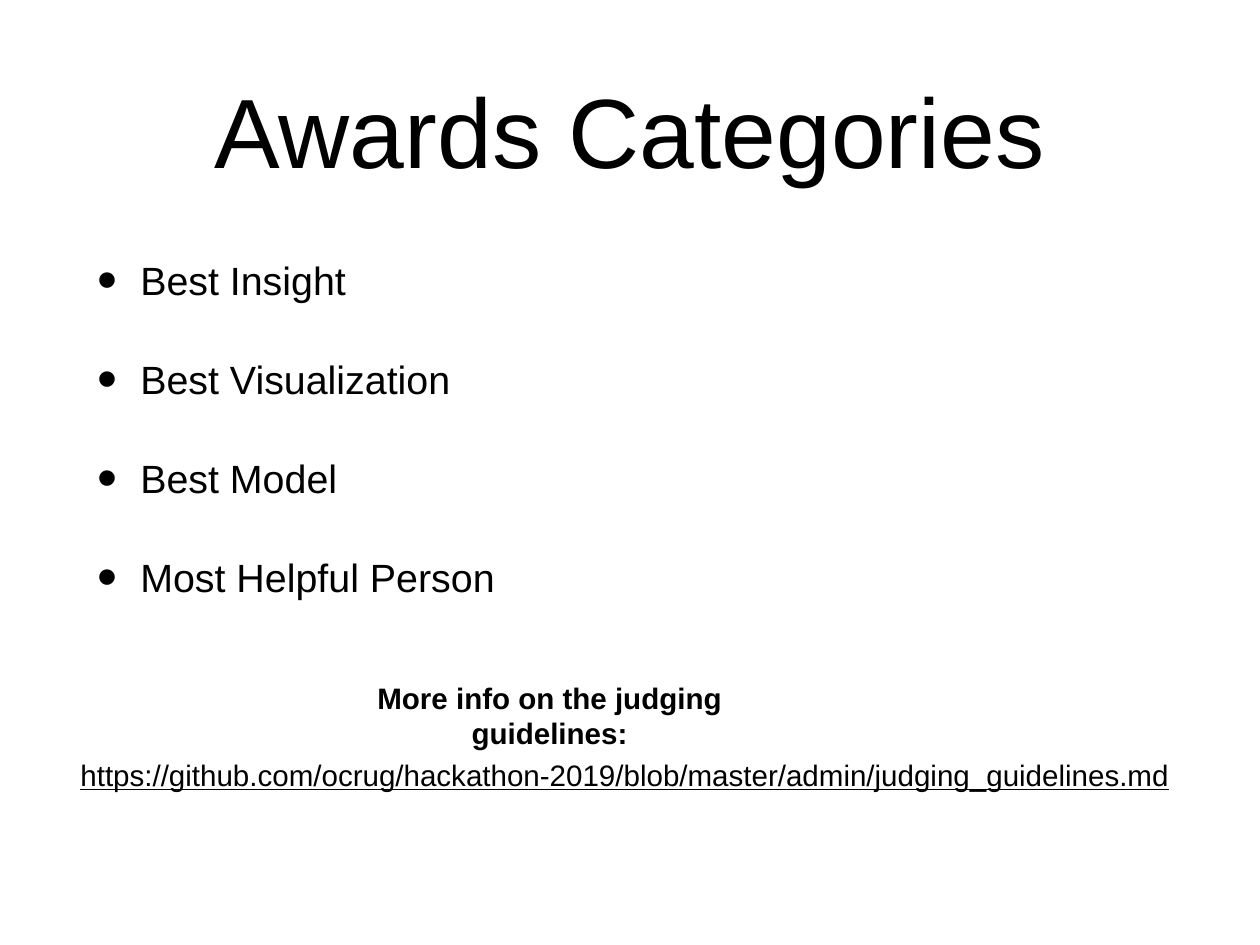
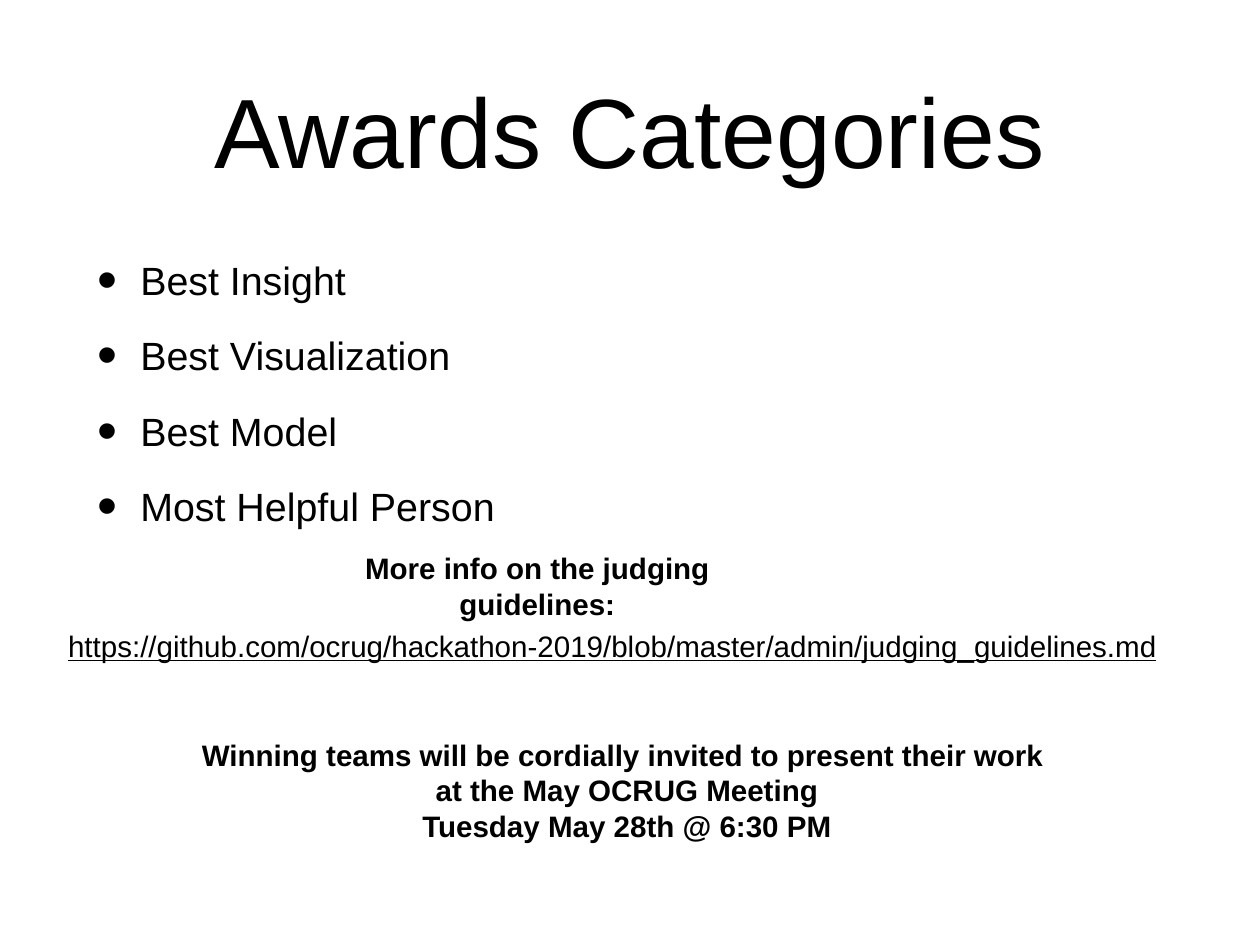
Before and after one commit to socalrug/hackathon-2019-05, a slide deck: slide 6 of admin/intro_slides/hackathon_intro_slides.pptx. Drawn at 1260x945 pixels with LibreOffice and Linux fonts; fonts in the diff are those of the drawing. Boxes give left, top, right and bottom in pixels: in the first picture for what was removed or moved away, otherwise in the second. Text is boxed around its words. In the diff, an @@ line names an element or a change of style, - is before the commit and + after.

```diff
--- a/admin/intro_slides/hackathon_intro_slides.pptx
+++ b/admin/intro_slides/hackathon_intro_slides.pptx
@@ text "Best Insight" at (140,266,495,529): less space between paragraphs @@
@@ text "More info on the judging ...": place and size @@
-text "More info on the judging ..." at (377,687,722,750)
+text "More info on the judging ..." at (365,557,710,621)
@@ text "https://github.com/ocrug/hackathon-2019/blob/master/admin/ju ...": place and size @@
-text "https://github.com/ocrug/hackathon-2019/blob/master/admin/ju ..." at (80,764,1168,792)
+text "https://github.com/ocrug/hackathon-2019/blob/master/admin/ju ..." at (68,635,1156,662)
@@ text added at (202,744,1043,843), 24 pt, text #000000, bold @@
+Winning teams will be cordially invited to present their work
+at the May OCRUG Meeting
+Tuesday May 28th @ 6:30 PM
```
Also in this commit, not shown: 4 other slides changed, 4 slides added, 1 slide removed, 2 other files.
